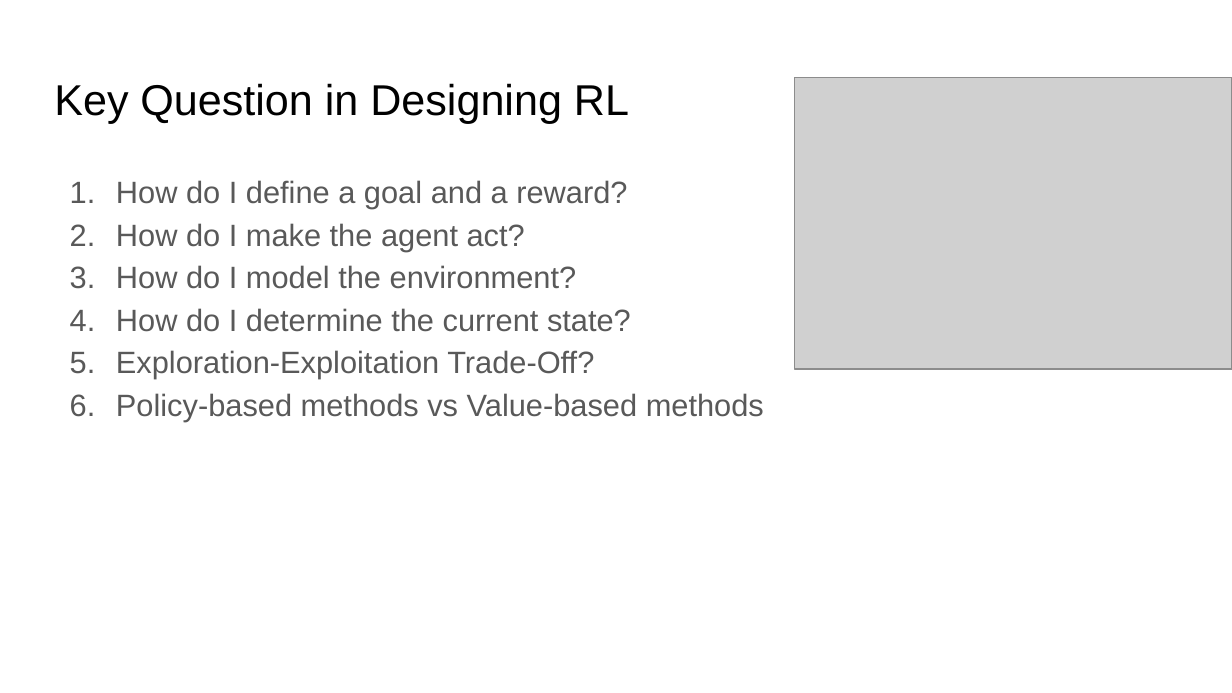
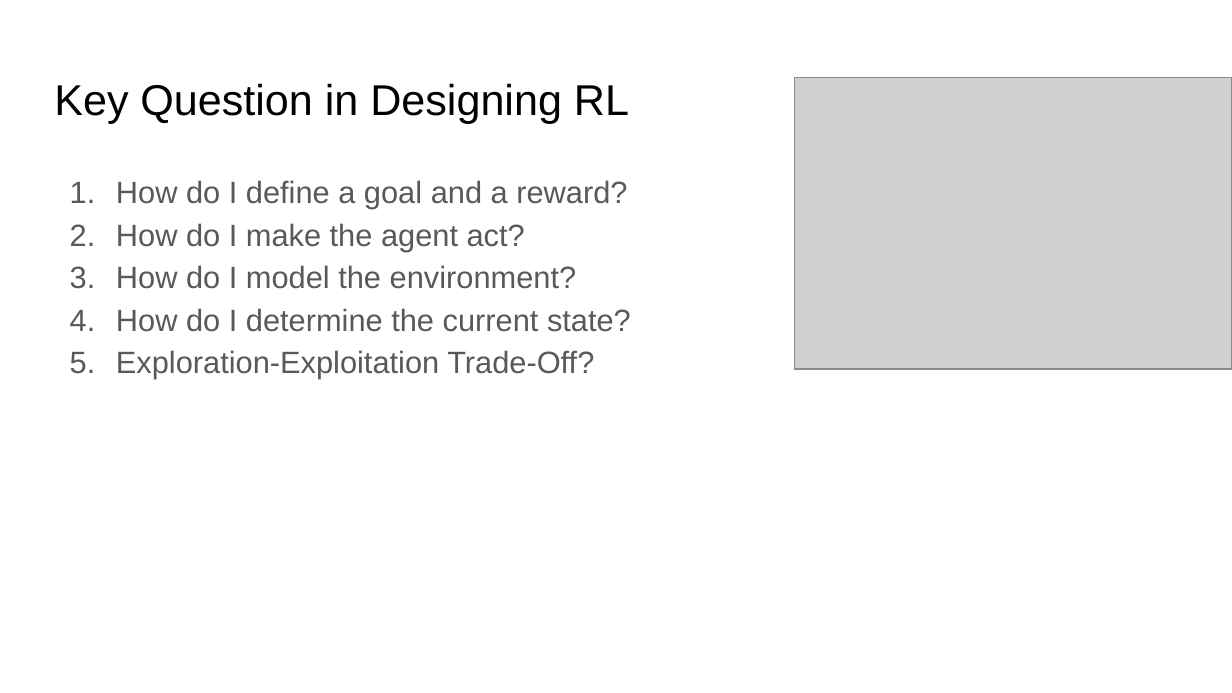
Before and after one commit to JWHPortfolio/RLTalk, a slide deck: slide 6 of Reinforcement Learning2.pptx. Drawn at 1232x693 pixels with LibreOffice and Linux fonts; fonts in the diff are those of the drawing; grey boxes stand for pictures. Boxes give left, top, right and bottom in pixels: in the first picture for what was removed or moved away, otherwise in the second. Text is boxed around its words. In the diff, an @@ line names an element or a change of style, - is before the commit and + after.

```diff
--- a/Reinforcement Learning2.pptx
+++ b/Reinforcement Learning2.pptx
@@ text at (x1=116, y1=393, x2=764, y2=421): paragraph removed @@
-6. Policy-based methods vs Value-based methods
```
Also in this commit, not shown: 3 other slides changed.
